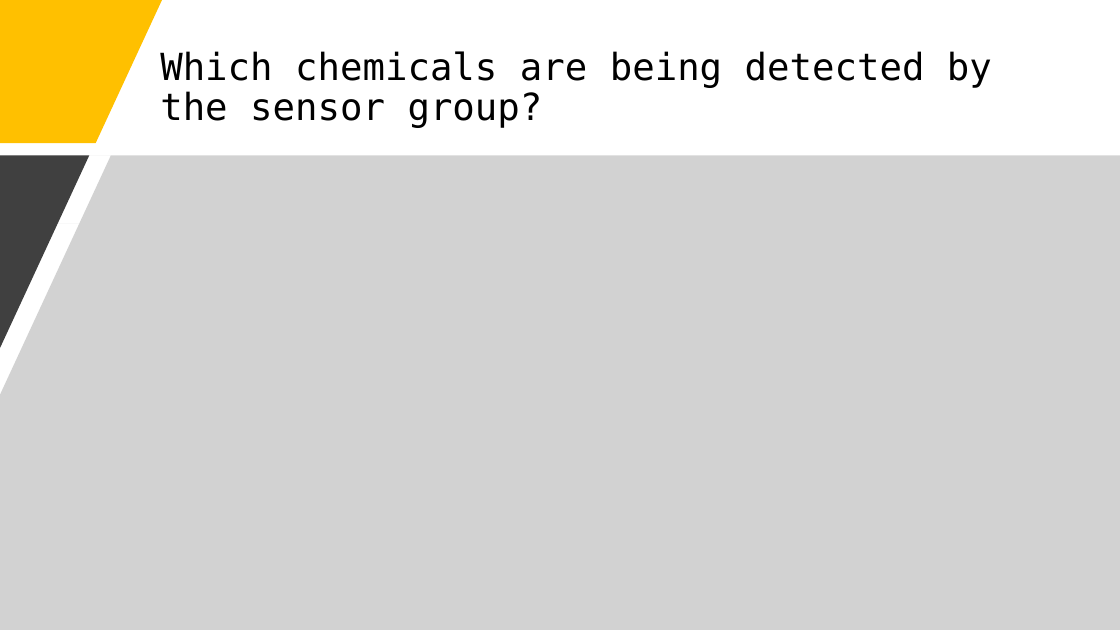
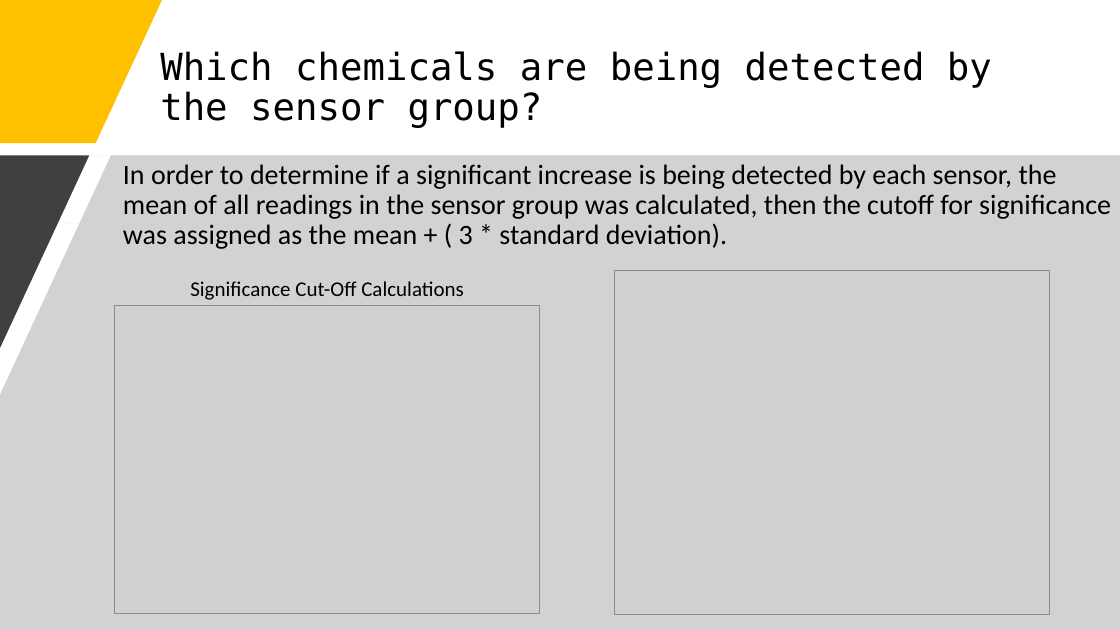
Before and after one commit to j-tice/capstone_final, a slide deck: slide 7 of Capstone Final Project Presentation.pptx (slide 8 before the commit). Drawn at 1120x630 pixels with LibreOffice and Linux fonts; fonts in the diff are those of the drawing; grey boxes stand for pictures. Boxes give left, top, right and bottom in pixels: in the first picture for what was removed or moved away, otherwise in the second. Text is boxed around its words. In the diff, an @@ line names an element or a change of style, - is before the commit and + after.

```diff
--- a/Capstone Final Project Presentation.pptx
+++ b/Capstone Final Project Presentation.pptx
@@ text added at box(123, 164, 1111, 249), 24 pt, text #000000 @@
+In order to determine if a significant increase is being detected by each sensor, the mean of all readings in the sensor group was calculated, then the cutoff for significance was assigned as the mean + ( 3 * standard deviation).
@@ text added at box(190, 281, 464, 300), 18 pt, text #000000 @@
+Significance Cut-Off Calculations
@@ picture added at box(615, 271, 1050, 614) @@
@@ picture added at box(114, 306, 539, 614) @@
```
Also in this commit, not shown: 1 other slide changed, 3 slides added, 2 slides removed, 2 other files.
